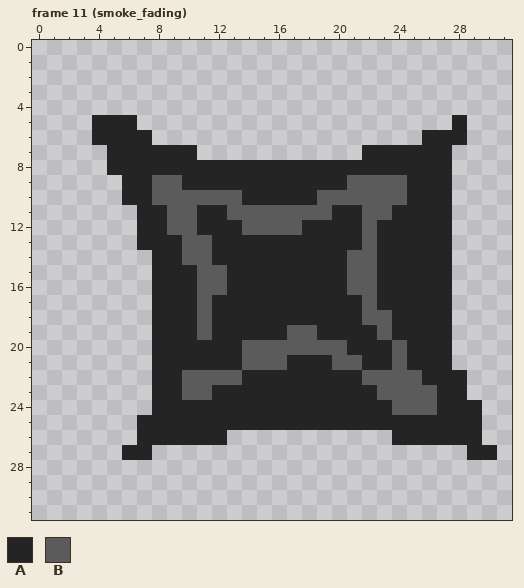
File history of a pixel-art file, resources/images/characters/flak_explosion.aseprite. This is how it looked before the edit.
32x32 pixels, 13 frames. Shown: frame 11 (smoke_fading).
Visible layers, top first: "AA BOMB", "explosion", "smoke".
Palette (. is transparent): A #242424  B #5b5b5b
Pixels before, frame 11 (smoke_fading), first column x 4:
 5 AAA.....................A..
 6 AAAA..................AAA..
 7 .AAAAAA...........AAAAAA...
 8 .AAAAAAAAAAAAAAAAAAAAAAA...
 9 ..AABBAAAAAAAAAAABBBBAAA...
10 ..AABBBBBBAAAAABBBBBBAAA...
11 ...AABBAABBBBBBBAABBAAAA...
12 ...AABBAAABBBBAAAABAAAAA...
13 ...AAABBAAAAAAAAAABAAAAA...
14 ....AABBAAAAAAAAABBAAAAA...
15 ....AAABBAAAAAAAABBAAAAA...
16 ....AAABBAAAAAAAABBAAAAA...
17 ....AAABAAAAAAAAAABAAAAA...
18 ....AAABAAAAAAAAAABBAAAA...
19 ....AAABAAAAABBAAAABAAAA...
20 ....AAAAAABBBBBBBAAABAAA...
21 ....AAAAAABBBAAABBAABAAA...
22 ....AABBBBAAAAAAAABBBBAAA..
23 ....AABBAAAAAAAAAAABBBBAA..
24 ....AAAAAAAAAAAAAAAABBBAAA.
25 ...AAAAAAAAAAAAAAAAAAAAAAA.
26 ...AAAAAA...........AAAAAA.
27 ..AA.....................AA
The result:
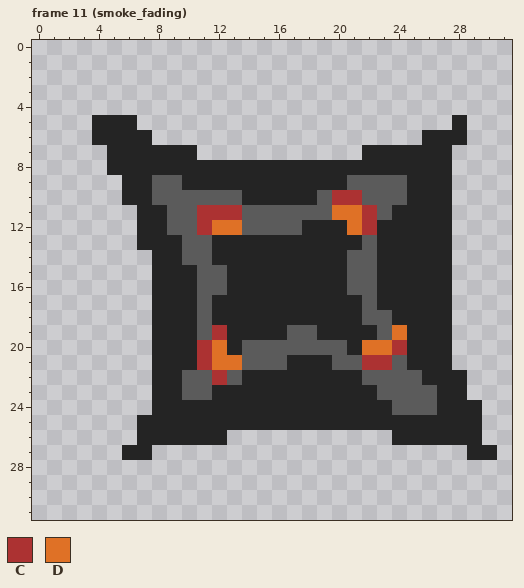
Colours new in this view: C #ac3232  D #df7126
From old to new:
Frame 11 (smoke_fading), layer "explosion":
Colour A gives way to colour C in row 11 at x 11 to 12; in row 12 at x 11; in row 19 at x 12; in row 20 at x 11; in row 21 at x 11 and 22 to 23.
Colour B gives way to colour C in row 10 at x 20 to 21; in row 11 at x 13 and 22; in row 12 at x 22; in row 20 at x 24; in row 22 at x 12.
Colour A gives way to colour D in row 11 at x 20 to 21; in row 12 at x 12 to 13 and 21; in row 19 at x 24; in row 20 at x 12 and 22 to 23; in row 21 at x 12 to 13.
Where, in picture pixels (left, top, right, bottom), the same in both pictures:
changed: (332, 190, 377, 235)
changed: (197, 205, 242, 235)
changed: (197, 325, 242, 385)
changed: (362, 325, 407, 370)
